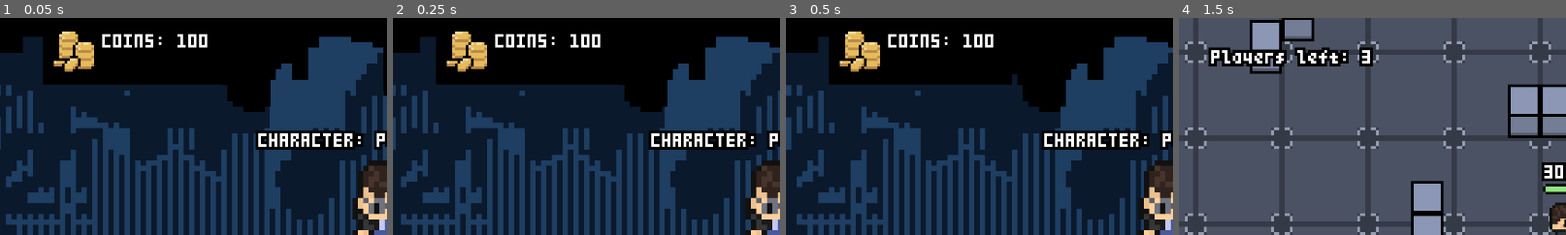
Above: before the commit, frames 1-4 (left to right).
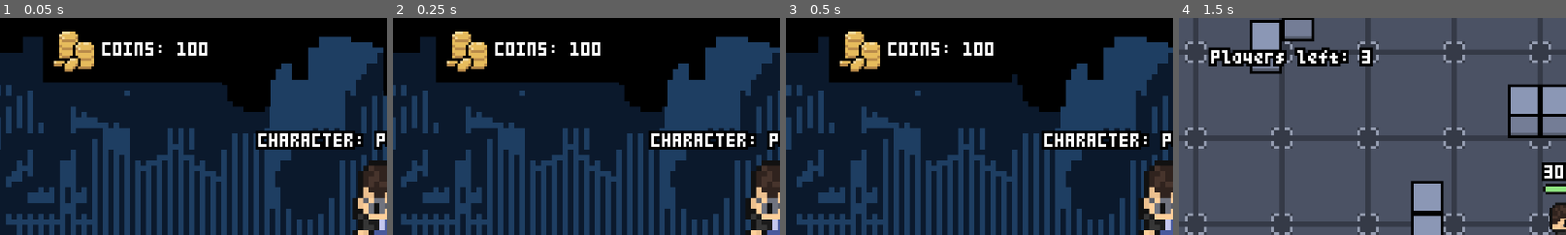
Above: after the commit, the same moments.

Repository: ppaluchowski64/SCI-Stars
Game: Godot game, scene res://scenes/lobby.tscn
The game is run twice, just before and just after one commit, with the same random seed, the same clock (stepped at 60 frames per second) and the same inputs. This scene is started directly instead of the project's main scene.
Inputs (mouse positions are % of the whole screen's width and height, from its top left):
- Up to frame 1 (0.05 s): no input
- Up to frame 2 (0.25 s): no input
- Up to frame 3 (0.5 s): no input
- Up to frame 4 (1.5 s): click "PLAY" at 0.5 s; move the mouse to (72, 45) at 1.27 s; hold D (right) from 1.28 s (still down); click (72, 45) at 1.35 s
The pictures show only the part of the screen within x 0-50%, y 0-50%; the shares and areas given below are measured in that part.

The runs differ from the first frame. In frame 1, 1.7% of the frame differs, in the area x 11-58%, y 7-31%; in frame 2, 1.7%, in the area x 11-59%, y 7-31%; in frame 3, 1.7%; in frame 4, nothing differs.

Commit message:
Add upgrade button animation

Diff:
--- a/game/scenes/lobby.tscn
+++ b/game/scenes/lobby.tscn
@@ -270,6 +270,7 @@
 anchor_bottom = 1.0
 grow_horizontal = 2
 grow_vertical = 2
+mouse_filter = 2
 theme_override_constants/margin_left = 60
 theme_override_constants/margin_top = 60
 theme_override_constants/margin_right = 60
@@ -325,8 +326,7 @@
 [node name="Label" type="Label" parent="ReasourcesInterface/CoinsContainer/MarginContainer"]
 layout_mode = 2
 theme = SubResource("Theme_ut2vl")
-text = "COINS: 100
-"
+text = "COINS: 100"
 vertical_alignment = 1
 metadata/_edit_use_anchors_ = true
 
--- a/game/scenes/upgrade.tscn
+++ b/game/scenes/upgrade.tscn
@@ -67,3 +67,77 @@
 horizontal_alignment = 1
 vertical_alignment = 1
 metadata/_edit_use_anchors_ = true
+
+[node name="Panel" type="Node2D" parent="."]
+position = Vector2(0, 152)
+
+[node name="CornerSprites" type="Node2D" parent="Panel"]
+visible = false
+position = Vector2(88, -64)
+
+[node name="Corner1" type="Sprite2D" parent="Panel/CornerSprites"]
+position = Vector2(-32, -32)
+scale = Vector2(4, 4)
+texture = ExtResource("1_6d3wl")
+region_enabled = true
+region_rect = Rect2(0, 0, 6, 6)
+
+[node name="Corner2" type="Sprite2D" parent="Panel/CornerSprites"]
+position = Vector2(32, -32)
+scale = Vector2(4, 4)
+texture = ExtResource("1_6d3wl")
+region_enabled = true
+region_rect = Rect2(16, 0, 6, 6)
+
+[node name="Corner3" type="Sprite2D" parent="Panel/CornerSprites"]
+position = Vector2(32, 32)
+scale = Vector2(4, 4)
+texture = ExtResource("1_6d3wl")
+region_enabled = true
+region_rect = Rect2(16, 16, 6, 6)
+
+[node name="Corner4" type="Sprite2D" parent="Panel/CornerSprites"]
+position = Vector2(-32, 32)
+scale = Vector2(4, 4)
+texture = ExtResource("1_6d3wl")
+region_enabled = true
+region_rect = Rect2(0, 16, 6, 6)
+
+[node name="Corner5" type="Sprite2D" parent="Panel/CornerSprites"]
+position = Vector2(0, -32)
+scale = Vector2(4, 4)
+texture = ExtResource("1_6d3wl")
+region_enabled = true
+region_rect = Rect2(6, 0, 10, 6)
+
+[node name="Corner6" type="Sprite2D" parent="Panel/CornerSprites"]
+position = Vector2(32, 0)
+scale = Vector2(4, 4)
+texture = ExtResource("1_6d3wl")
+region_enabled = true
+region_rect = Rect2(16, 6, 6, 10)
+
+[node name="Corner7" type="Sprite2D" parent="Panel/CornerSprites"]
+position = Vector2(0, 32)
+scale = Vector2(4, 4)
+texture = ExtResource("1_6d3wl")
+region_enabled = true
+region_rect = Rect2(6, 16, 10, 6)
+
+[node name="Corner8" type="Sprite2D" parent="Panel/CornerSprites"]
+position = Vector2(-32, 0)
+scale = Vector2(4, 4)
+texture = ExtResource("1_6d3wl")
+region_enabled = true
+region_rect = Rect2(0, 6, 6, 10)
+
+[node name="ColorRect" type="ColorRect" parent="Panel"]
+visible = false
+offset_left = 68.0
+offset_top = -84.0
+offset_right = 108.0
+offset_bottom = -44.0
+pivot_offset = Vector2(20, 20)
+color = Color(0.117647, 0.243137, 0.384314, 1)
+
+[connection signal="button_down" from="TextureButton" to="." method="_on_texture_button_button_down"]
--- a/game/scripts/player.gd
+++ b/game/scripts/player.gd
@@ -75,7 +75,7 @@
 		emit_signal("update_player_count")
 		queue_free()
 
-	healthbar_label.text = str(health)
+	healthbar_label.text = str(int(health))
 
 	regen_cooldown.start(3)
 
--- a/game/scripts/upgrade.gd
+++ b/game/scripts/upgrade.gd
@@ -2,8 +2,21 @@
 
 @onready var sprite: Sprite2D = $TextureButton/Sprite2D
 @onready var name_label: Label = $NameLabel
+@onready var level_label: Label = $LevelLabel
+@onready var button: TextureButton = $TextureButton
+
+@onready var panel: Node2D = $Panel
+
+@onready var rect: ColorRect = $Panel/ColorRect
+
+@onready var corner_sprites: Node2D = $Panel/CornerSprites
+@onready var sprite_corners: Array = corner_sprites.get_children()
+var corner_origin_pos: Array
 
 @export var type: TYPE
+
+@onready var scale_tween: Tween
+var scale_factor: float = 1.0
 
 enum TYPE {DAMAGE, HEALTH}
 
@@ -15,3 +28,37 @@
 		TYPE.HEALTH:
 			sprite.texture = preload("res://graphics/UI/icons/heart.png")
 			name_label.text = "HEALTH"
+
+	for corner in sprite_corners:
+		corner_origin_pos.append(corner.position)
+
+func _process(_delta: float) -> void:
+	var i: int = 0
+
+	for corner in sprite_corners:
+		corner.position = corner_origin_pos[i] * scale_factor
+
+		if i == 4 or i == 6:
+			corner.scale.x = (44 * scale_factor - 12) / 7.0
+		elif i == 5 or i == 7:
+			corner.scale.y = (44 * scale_factor - 12) / 7.0
+
+		i += 1
+
+	rect.scale.x = (44 * scale_factor - 12) / 28.0
+	rect.scale.y = (44 * scale_factor - 12) / 28.0
+
+	custom_minimum_size.x = 176 / 2.0 * (1 + scale_factor)
+	panel.position.x = (custom_minimum_size.x - 176) / 2.0
+
+func _on_texture_button_button_down() -> void:
+	corner_sprites.visible = true
+	rect.visible = true
+
+	button.visible = false
+	name_label.visible = false
+	level_label.visible = false
+
+	scale_tween = create_tween()
+	scale_tween.set_trans(Tween.TRANS_CUBIC)
+	scale_tween.tween_property(self, "scale_factor", 4.0, 0.5)
Not shown: 1 places in game/data/player.tres that only renumber resources
Not shown: 1 places in game/scenes/battle.tscn that only renumber resources
Not shown: 1 places in game/scenes/explosion_fx.tscn that only renumber resources
Not shown: 1 places in game/scenes/lobby.tscn that only renumber resources
Not shown: 1 places in game/scenes/player.tscn that only renumber resources
Not shown: 1 places in game/scenes/projectile.tscn that only renumber resources
Not shown: 1 places in game/scenes/upgrade.tscn that only renumber resources
